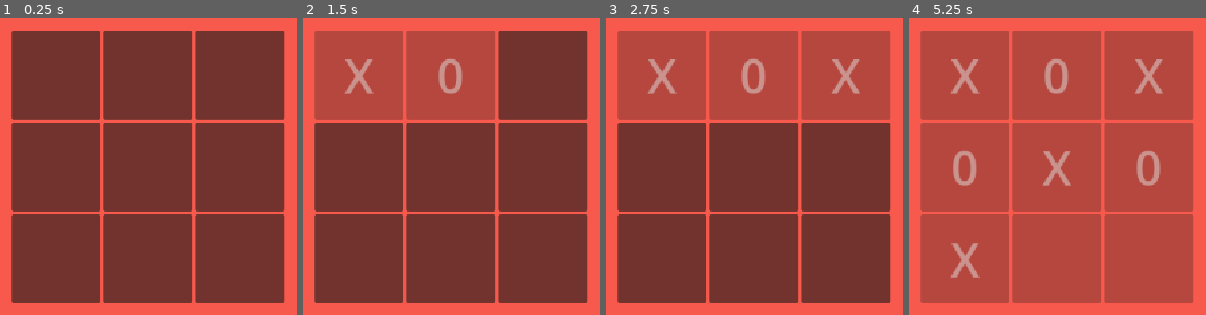
Above: before the commit, frames 1-4 (left to right).
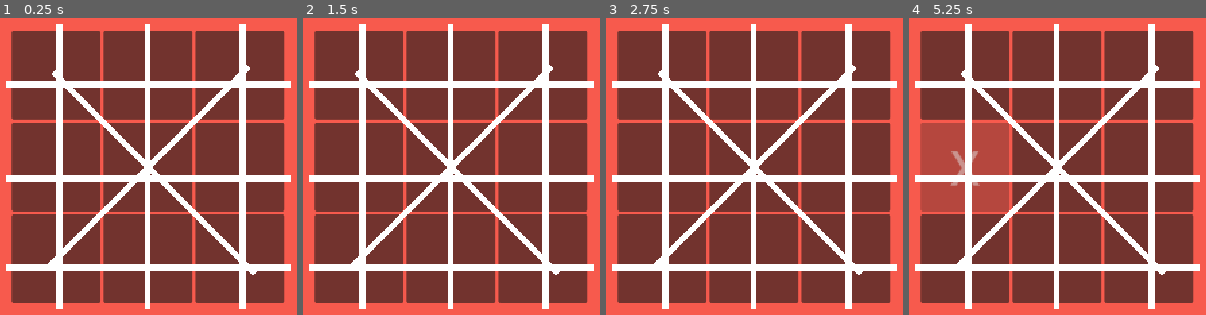
Above: after the commit, the same moments.

Repository: ankit-suman-07/GODOT_TicTacToe
Game: Godot game, scene res://scenes/main_game_scene.tscn
Same seed, same stepped clock (60 frames per second), same inputs: the game is played once before the commit and once after it.
Inputs (mouse positions are in pixels of both pictures, inside the frame that each line leads up to):
- Up to frame 1 (0.25 s): no input
- Up to frame 2 (1.5 s): click (359, 74) at 0.5 s; click (451, 74) at 1.25 s
- Up to frame 3 (2.75 s): click (846, 74) at 2 s
- Up to frame 4 (5.25 s): click (965, 166) at 2.75 s; click (1057, 166) at 3.5 s; click (1149, 166) at 4.25 s; click (965, 258) at 5 s

The runs differ from the first frame. In frame 1, 15% of the frame differs, in the area x 2-98%, y 2-98%; in frame 2, 31%; in frame 3, 38%; in frame 4, 75%.

Commit message:
Add strike-through scene

Diff:
--- a/scenes/main_game_scene.tscn
+++ b/scenes/main_game_scene.tscn
@@ -1,6 +1,7 @@
 [gd_scene format=3 uid="uid://c0jjbmy8dgosa"]
 
 [ext_resource type="Script" uid="uid://d00b4q8eao4le" path="res://scripts/main_game_script.gd" id="1_it2yt"]
+[ext_resource type="PackedScene" uid="uid://ceteg3b27i75k" path="res://scenes/strike.tscn" id="2_qsd30"]
 
 [sub_resource type="Theme" id="Theme_it2yt"]
 
@@ -80,3 +81,32 @@
 size_flags_horizontal = 3
 size_flags_vertical = 3
 theme_override_font_sizes/font_size = 64
+
+[node name="Strike" parent="." unique_id=402121333 instance=ExtResource("2_qsd30")]
+position = Vector2(536, 416)
+
+[node name="Strike6" parent="." unique_id=2123138980 instance=ExtResource("2_qsd30")]
+position = Vector2(536, 528)
+rotation = 1.5707964
+
+[node name="Strike7" parent="." unique_id=1322013293 instance=ExtResource("2_qsd30")]
+position = Vector2(416, 528)
+rotation = 1.5707964
+
+[node name="Strike8" parent="." unique_id=1308899321 instance=ExtResource("2_qsd30")]
+position = Vector2(664, 528)
+rotation = 1.5707964
+
+[node name="Strike2" parent="." unique_id=1152758054 instance=ExtResource("2_qsd30")]
+position = Vector2(536, 544)
+
+[node name="Strike4" parent="." unique_id=1085293962 instance=ExtResource("2_qsd30")]
+position = Vector2(544, 536)
+rotation = 0.7853982
+
+[node name="Strike5" parent="." unique_id=1894332047 instance=ExtResource("2_qsd30")]
+position = Vector2(536, 528)
+rotation = -0.7853982
+
+[node name="Strike3" parent="." unique_id=506576911 instance=ExtResource("2_qsd30")]
+position = Vector2(536, 664)
--- /dev/null
+++ b/scenes/strike.tscn
@@ -0,0 +1,9 @@
+[gd_scene format=3 uid="uid://ceteg3b27i75k"]
+
+[node name="Strike" type="Node2D" unique_id=402121333]
+
+[node name="ColorRect" type="ColorRect" parent="." unique_id=509261636]
+offset_left = -192.0
+offset_top = -4.0
+offset_right = 192.0
+offset_bottom = 4.0
--- a/scripts/main_game_script.gd
+++ b/scripts/main_game_script.gd
@@ -35,7 +35,7 @@
 	button.disabled = true
 
 	# Check winner
-	var winner = get_winner()
+	var winner = get_winner(button)
 	if winner != null:
 		print("Winner is:", winner)
 		disable_all_buttons()
@@ -53,7 +53,7 @@
 	print(board)
 
 
-func get_winner():
+func get_winner(button):
 	# Check rows
 	for i in range(3):
 		var v = board[i][0]
